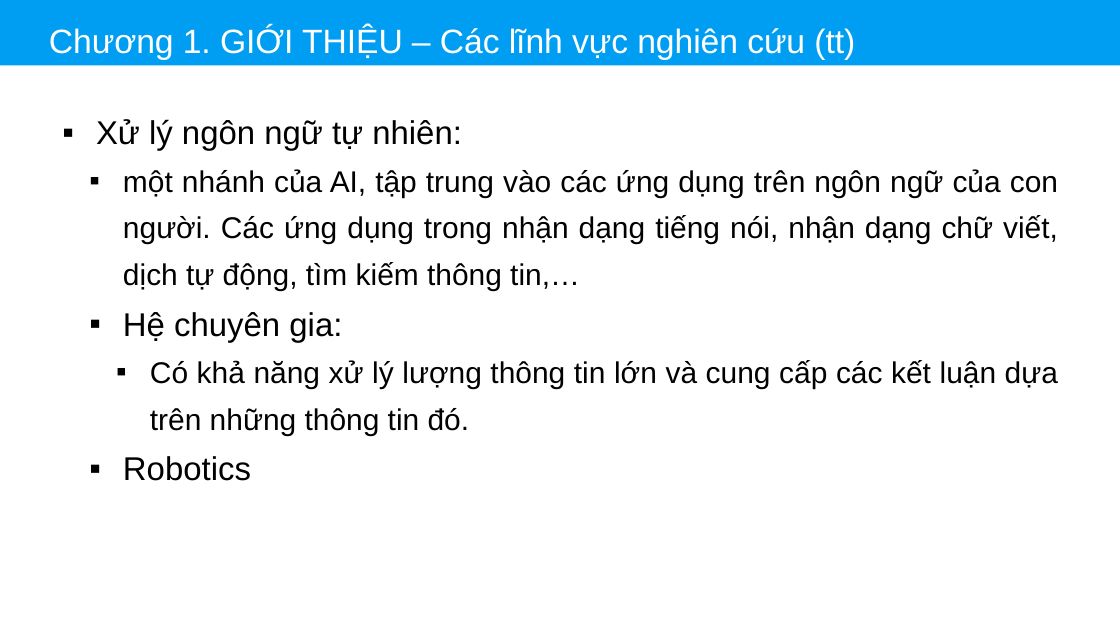
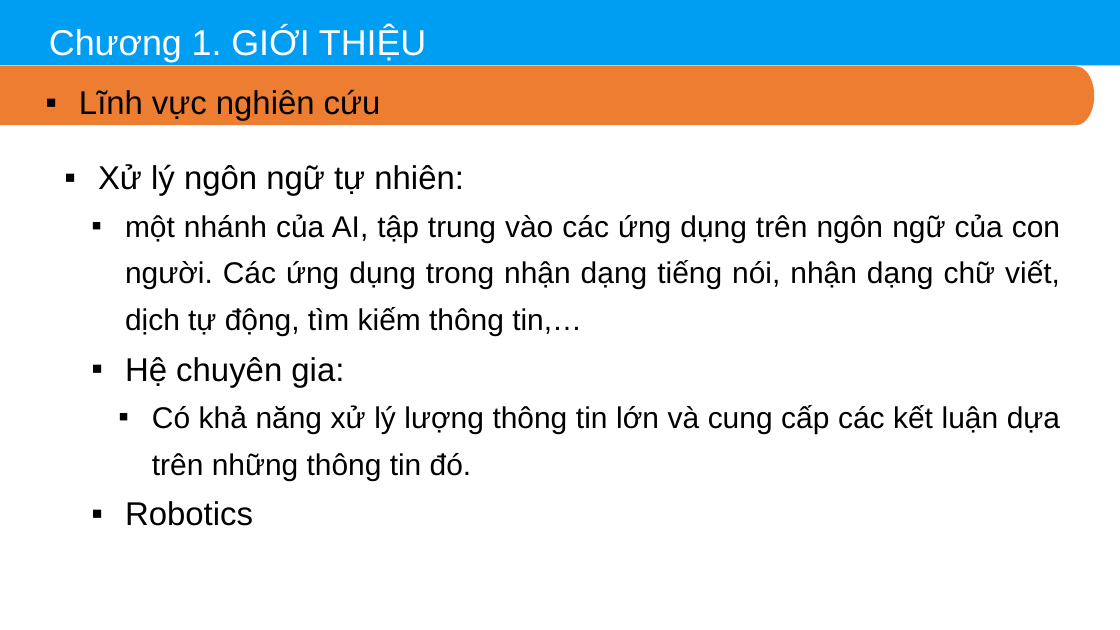
Before and after one commit to thinhdoanvu/AI, a slide deck: slide 15 of Slides/Chuong1_Gioithieu.pptx. Drawn at 1120x630 pixels with LibreOffice and Linux fonts; fonts in the diff are those of the drawing. Boxes give left, top, right and bottom in pixels: in the first picture for what was removed or moved away, otherwise in the second. Text is boxed around its words. In the diff, an @@ line names an element or a change of style, - is before the commit and + after.

```diff
--- a/Slides/Chuong1_Gioithieu.pptx
+++ b/Slides/Chuong1_Gioithieu.pptx
@@ text at (49, 27, 426, 62): text changed; size 45 to 48 pt @@
-Chương 1. GIỚI THIỆU – Các lĩnh vực nghiên cứu (tt)
+Chương 1. GIỚI THIỆU
@@ freeform shape added at (0, 66, 1094, 125), fill #ED7D31 @@
@@ text added at (79, 89, 381, 121), 44 pt, text #000000 @@
+▪ Lĩnh vực nghiên cứu
@@ text "Xử lý ngôn ngữ tự ...": place and size @@
-text "Xử lý ngôn ngữ tự ..." at (96, 119, 1058, 481)
+text "Xử lý ngôn ngữ tự ..." at (98, 164, 1060, 526)
```
Also in this commit, not shown: 14 other slides changed, 4 other files.
